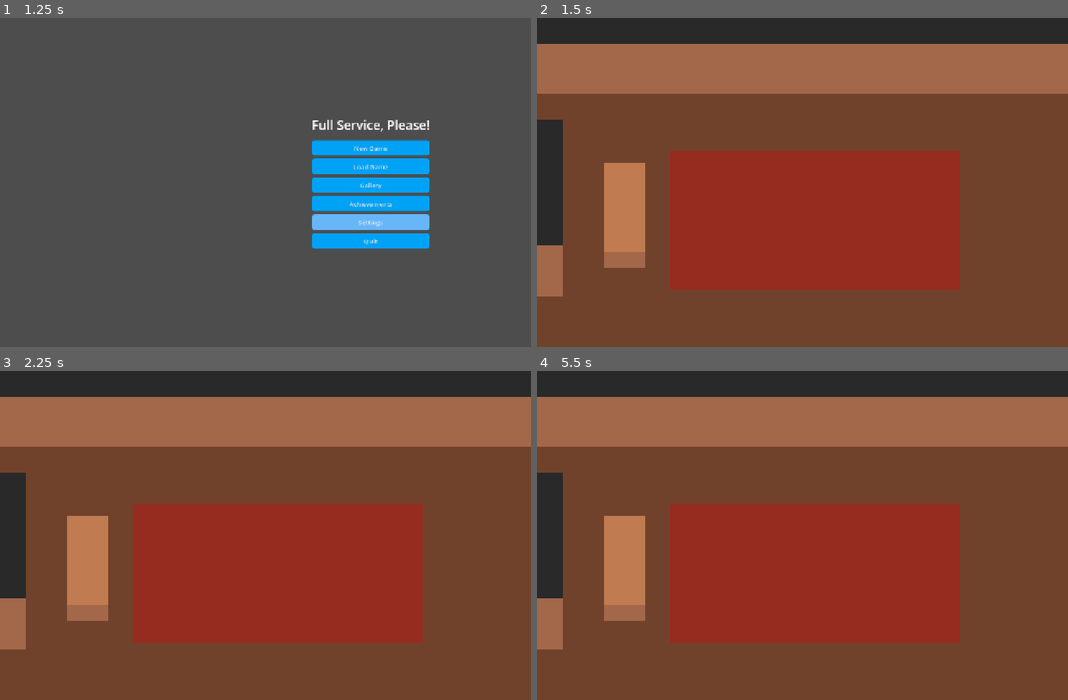
Above: before the commit, frames 1-4 (two rows, left to right).
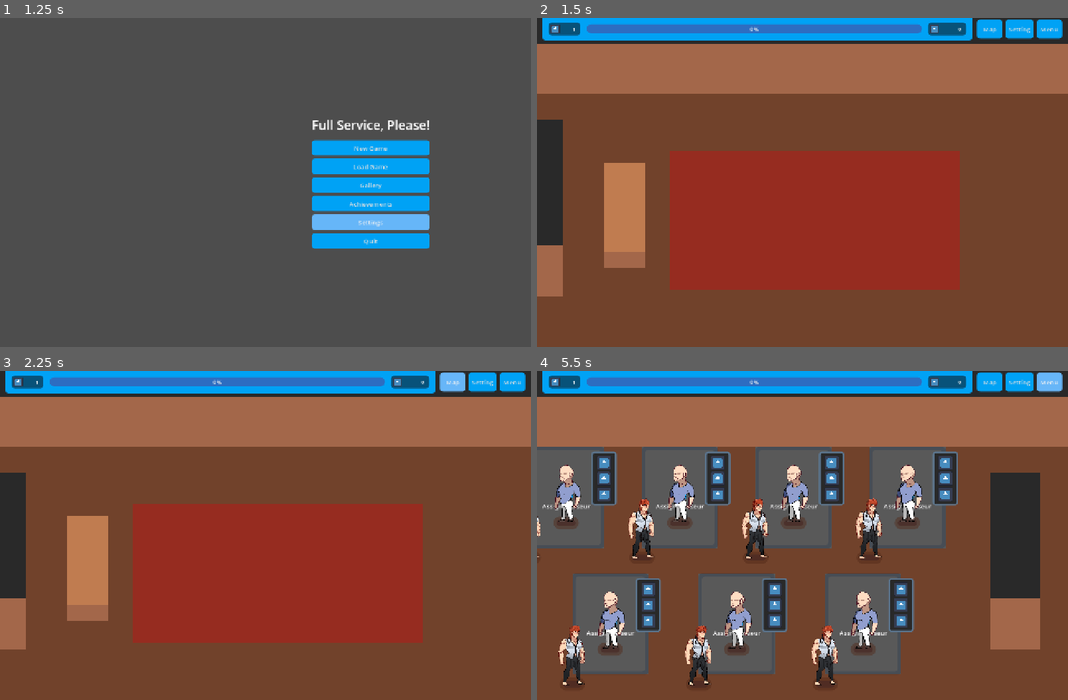
Above: after the commit, the same moments.

Repository: glitch-rain0801/full-service-please-demo
Game: Godot game, scene res://core/main.tscn
Two runs of this game, one before a commit and one after it. Both use one fixed random seed, a clock stepped at 60 frames per second and the inputs below. The engine's default icon, where the game draws it, is replaced by a stand-in: a white triangle on a blue panel in a dark square.
Inputs (mouse positions are in pixels of both pictures, inside the frame that each line leads up to):
- Up to frame 1 (1.25 s): click "Settings" at 0.5 s
- Up to frame 2 (1.5 s): click "New Game" at 1.25 s
- Up to frame 3 (2.25 s): click (451, 380) at 2 s, where only the run after the commit has a clickable "Map"
- Up to frame 4 (5.5 s): click (1020, 380) at 2.75 s, where only the run after the commit has a clickable "Setting"; click (1052, 380) at 3.5 s, where only the run after the commit has a clickable "Menu"; hold D (right) 4.28-5.03 s; hold A (left) from 5.03 s (still down)

Frame 1 is identical in both runs. In frame 2, 6.5% of the frame differs, in the area x 1-99%, y 0-7%; in frame 3, 6.5%; in frame 4, 59%, in the area x 0-99%, y 0-97%.

Commit message:
feat: create template rooms, hud, and managers
feat(gameplay): create GameManager and sub-level managers
feat(ui): create main game HUD; header only
feat(locs): add MassageRoom scene
fix(assets): update debug_theme.tres

Diff:
--- a/assets/themes/debug_theme.tres
+++ b/assets/themes/debug_theme.tres
@@ -55,9 +55,86 @@
 corner_radius_bottom_right = 8
 corner_radius_bottom_left = 8
 
+[sub_resource type="StyleBoxFlat" id="StyleBoxFlat_l7n28"]
+bg_color = Color(0.1764706, 0.42745098, 0.75686276, 1)
+corner_radius_top_left = 50
+corner_radius_top_right = 50
+corner_radius_bottom_right = 50
+corner_radius_bottom_left = 50
+
+[sub_resource type="StyleBoxFlat" id="StyleBoxFlat_354e1"]
+bg_color = Color(1, 0.55361086, 0.22841823, 1)
+corner_radius_top_left = 50
+corner_radius_top_right = 50
+corner_radius_bottom_right = 50
+corner_radius_bottom_left = 50
+
+[sub_resource type="StyleBoxFlat" id="StyleBoxFlat_62ul4"]
+content_margin_left = 8.0
+content_margin_top = 8.0
+content_margin_right = 8.0
+content_margin_bottom = 8.0
+bg_color = Color(0.43529412, 0.5254902, 1, 1)
+corner_radius_top_left = 8
+corner_radius_top_right = 8
+corner_radius_bottom_right = 8
+corner_radius_bottom_left = 8
+
+[sub_resource type="StyleBoxFlat" id="StyleBoxFlat_da7wo"]
+content_margin_left = 8.0
+content_margin_top = 8.0
+content_margin_right = 8.0
+content_margin_bottom = 8.0
+bg_color = Color(0.40392157, 0.7137255, 0.972549, 1)
+corner_radius_top_left = 8
+corner_radius_top_right = 8
+corner_radius_bottom_right = 8
+corner_radius_bottom_left = 8
+
+[sub_resource type="StyleBoxFlat" id="StyleBoxFlat_7wsog"]
+content_margin_left = 8.0
+content_margin_top = 8.0
+content_margin_right = 8.0
+content_margin_bottom = 8.0
+bg_color = Color(0.29803923, 0.53333336, 0.8235294, 1)
+corner_radius_top_left = 8
+corner_radius_top_right = 8
+corner_radius_bottom_right = 8
+corner_radius_bottom_left = 8
+
+[sub_resource type="StyleBoxFlat" id="StyleBoxFlat_5tf4w"]
+content_margin_left = 8.0
+content_margin_top = 8.0
+content_margin_right = 8.0
+content_margin_bottom = 8.0
+bg_color = Color(0, 0.634462, 0.9608937, 1)
+corner_radius_top_left = 8
+corner_radius_top_right = 8
+corner_radius_bottom_right = 8
+corner_radius_bottom_left = 8
+
+[sub_resource type="StyleBoxFlat" id="StyleBoxFlat_mxkr7"]
+content_margin_left = 8.0
+content_margin_top = 8.0
+content_margin_right = 8.0
+content_margin_bottom = 8.0
+bg_color = Color(0.1764706, 0.42745098, 0.75686276, 1)
+corner_radius_top_left = 8
+corner_radius_top_right = 8
+corner_radius_bottom_right = 8
+corner_radius_bottom_left = 8
+
 [resource]
-Button/styles/disabled = SubResource("StyleBoxFlat_wkw3y")
+Button/styles/disabled = SubResource("StyleBoxFlat_7e1iv")
 Button/styles/hover = SubResource("StyleBoxFlat_glaud")
 Button/styles/hover_pressed = SubResource("StyleBoxFlat_jiy6e")
-Button/styles/normal = SubResource("StyleBoxFlat_ruuq5")
-Button/styles/pressed = SubResource("StyleBoxFlat_7e1iv")
+Button/styles/normal = SubResource("StyleBoxFlat_wkw3y")
+Button/styles/pressed = SubResource("StyleBoxFlat_rlouu")
+ProgressBar/styles/background = SubResource("StyleBoxFlat_l7n28")
+ProgressBar/styles/fill = SubResource("StyleBoxFlat_354e1")
+SquareButton/base_type = &"Button"
+SquareButton/styles/disabled = SubResource("StyleBoxFlat_62ul4")
+SquareButton/styles/hover = SubResource("StyleBoxFlat_da7wo")
+SquareButton/styles/hover_pressed = SubResource("StyleBoxFlat_7wsog")
+SquareButton/styles/normal = SubResource("StyleBoxFlat_5tf4w")
+SquareButton/styles/pressed = SubResource("StyleBoxFlat_mxkr7")
--- /dev/null
+++ b/gameplay/game_manager.tscn
@@ -0,0 +1,15 @@
+[gd_scene format=3 uid="uid://dakumb8wj1qov"]
+
+[node name="GameManager" type="Node" unique_id=487455063]
+
+[node name="EconomyManager" type="Node" parent="." unique_id=1835805059]
+
+[node name="EvaluationManager" type="Node" parent="." unique_id=1221394623]
+
+[node name="EventManager" type="Node" parent="." unique_id=1011158216]
+
+[node name="ServiceManager" type="Node" parent="." unique_id=1512043644]
+
+[node name="SkillTreeManager" type="Node" parent="." unique_id=140795153]
+
+[node name="SpawnManager" type="Node" parent="." unique_id=852220638]
--- /dev/null
+++ b/locations/massage_room/massage_room.tscn
@@ -0,0 +1,269 @@
+[gd_scene format=3 uid="uid://7q4lpx1ejy5d"]
+
+[ext_resource type="Texture2D" uid="uid://dg6ayh1psp2om" path="res://assets/textures/character_spritesheet.png" id="1_487wa"]
+[ext_resource type="Texture2D" uid="uid://c4r46dsycq2tr" path="res://assets/icons/icon.svg" id="2_604fa"]
+[ext_resource type="Theme" uid="uid://dwwfofsdtbxqw" path="res://assets/themes/debug_theme.tres" id="2_tglme"]
+
+[sub_resource type="StyleBoxFlat" id="StyleBoxFlat_fssx7"]
+content_margin_left = 8.0
+content_margin_top = 8.0
+content_margin_right = 8.0
+content_margin_bottom = 8.0
+bg_color = Color(0.3215499, 0.1810278, 0.13517469, 1)
+corner_radius_top_left = 8
+corner_radius_top_right = 8
+corner_radius_bottom_right = 8
+corner_radius_bottom_left = 8
+
+[sub_resource type="StyleBoxFlat" id="StyleBoxFlat_62ul4"]
+bg_color = Color(0.44313726, 0.25882354, 0.16862746, 1)
+corner_radius_top_left = 8
+corner_radius_top_right = 8
+corner_radius_bottom_right = 8
+corner_radius_bottom_left = 8
+
+[sub_resource type="RectangleShape2D" id="RectangleShape2D_ssgig"]
+size = Vector2(64, 168)
+
+[sub_resource type="RectangleShape2D" id="RectangleShape2D_487wa"]
+size = Vector2(192, 256)
+
+[sub_resource type="StyleBoxFlat" id="StyleBoxFlat_ssgig"]
+bg_color = Color(0.20766553, 0.49187624, 0.6402107, 0.3882353)
+
+[sub_resource type="StyleBoxFlat" id="StyleBoxFlat_3fpdc"]
+bg_color = Color(0.20784314, 0.49019608, 0.6392157, 0.3882353)
+
+[sub_resource type="StyleBoxFlat" id="StyleBoxFlat_0dgm6"]
+bg_color = Color(0.712692, 2.9359758e-06, 5.7756904e-07, 1)
+
+[sub_resource type="StyleBoxFlat" id="StyleBoxFlat_tglme"]
+content_margin_left = 8.0
+content_margin_top = 8.0
+content_margin_right = 8.0
+content_margin_bottom = 8.0
+bg_color = Color(0.32019654, 0.15775636, 0.09332653, 0.45882353)
+corner_radius_top_left = 50
+corner_radius_top_right = 50
+corner_radius_bottom_right = 50
+corner_radius_bottom_left = 50
+corner_detail = 20
+
+[sub_resource type="StyleBoxFlat" id="StyleBoxFlat_604fa"]
+bg_color = Color(0.27278775, 0.15405908, 0.13940668, 0.654902)
+corner_radius_top_left = 50
+corner_radius_top_right = 50
+corner_radius_bottom_right = 50
+corner_radius_bottom_left = 50
+corner_detail = 20
+
+[sub_resource type="StyleBoxFlat" id="StyleBoxFlat_x823c"]
+content_margin_left = 4.0
+content_margin_top = 4.0
+content_margin_right = 4.0
+content_margin_bottom = 4.0
+bg_color = Color(0.35971227, 0.46353525, 0.5606433, 1)
+corner_radius_top_left = 8
+corner_radius_top_right = 8
+corner_radius_bottom_right = 8
+corner_radius_bottom_left = 8
+
+[sub_resource type="StyleBoxFlat" id="StyleBoxFlat_qxwwh"]
+bg_color = Color(0.16078432, 0.16078432, 0.16078432, 1)
+corner_radius_top_left = 4
+corner_radius_top_right = 4
+corner_radius_bottom_right = 4
+corner_radius_bottom_left = 4
+
+[node name="MassageRoom" type="Node2D" unique_id=203524182]
+
+[node name="FloorBorder" type="PanelContainer" parent="." unique_id=242749635]
+custom_minimum_size = Vector2(192, 256)
+offset_right = 192.0
+offset_bottom = 256.0
+mouse_filter = 2
+theme_override_styles/panel = SubResource("StyleBoxFlat_fssx7")
+
+[node name="Floor" type="Panel" parent="FloorBorder" unique_id=347979537]
+layout_mode = 2
+mouse_filter = 2
+theme_override_styles/panel = SubResource("StyleBoxFlat_62ul4")
+
+[node name="PickupArea" type="Area2D" parent="." unique_id=520179202]
+
+[node name="PickupZone" type="CollisionShape2D" parent="PickupArea" unique_id=1108209359]
+position = Vector2(0, 212)
+shape = SubResource("RectangleShape2D_ssgig")
+
+[node name="AssignmentArea" type="Area2D" parent="." unique_id=1097699363]
+
+[node name="PickupZone" type="CollisionShape2D" parent="AssignmentArea" unique_id=1846065028]
+position = Vector2(96, 128)
+shape = SubResource("RectangleShape2D_487wa")
+
+[node name="Barrier" type="Control" parent="." unique_id=1405675628]
+custom_minimum_size = Vector2(192, 256)
+layout_mode = 3
+anchors_preset = 0
+offset_right = 192.0
+offset_bottom = 256.0
+
+[node name="AssignMasseur" type="PanelContainer" parent="Barrier" unique_id=644076505]
+layout_mode = 1
+anchors_preset = 15
+anchor_right = 1.0
+anchor_bottom = 1.0
+grow_horizontal = 2
+grow_vertical = 2
+theme_override_styles/panel = SubResource("StyleBoxFlat_ssgig")
+
+[node name="VBoxContainer" type="VBoxContainer" parent="Barrier/AssignMasseur" unique_id=1976561194]
+layout_mode = 2
+size_flags_horizontal = 4
+size_flags_vertical = 4
+
+[node name="Assign" type="Button" parent="Barrier/AssignMasseur/VBoxContainer" unique_id=1817392832]
+custom_minimum_size = Vector2(32, 32)
+layout_mode = 2
+size_flags_horizontal = 4
+size_flags_vertical = 4
+mouse_filter = 1
+theme = ExtResource("2_tglme")
+theme_type_variation = &"SquareButton"
+text = "+"
+
+[node name="Label" type="Label" parent="Barrier/AssignMasseur/VBoxContainer" unique_id=455942116]
+layout_mode = 2
+text = "Assign Masseur"
+
+[node name="Unavailable" type="PanelContainer" parent="Barrier" unique_id=139013014]
+visible = false
+layout_mode = 1
+anchors_preset = 15
+anchor_right = 1.0
+anchor_bottom = 1.0
+grow_horizontal = 2
+grow_vertical = 2
+mouse_filter = 2
+theme_override_styles/panel = SubResource("StyleBoxFlat_3fpdc")
+
+[node name="PanelContainer" type="PanelContainer" parent="Barrier/Unavailable" unique_id=1595787158]
+custom_minimum_size = Vector2(0, 32)
+layout_mode = 2
+size_flags_vertical = 4
+offset_transform_enabled = true
+offset_transform_scale = Vector2(0.8, 0.8)
+offset_transform_rotation = -0.17453292
+mouse_filter = 2
+theme_override_styles/panel = SubResource("StyleBoxFlat_0dgm6")
+
+[node name="Label" type="Label" parent="Barrier/Unavailable/PanelContainer" unique_id=2047973337]
+layout_mode = 2
+size_flags_horizontal = 4
+theme_override_font_sizes/font_size = 21
+text = "Unavailable"
+
+[node name="MasseurDisplay" type="Node2D" parent="." unique_id=1842146674]
+
+[node name="ShadowBorder" type="PanelContainer" parent="MasseurDisplay" unique_id=612091433]
+offset_left = -32.0
+offset_top = 264.0
+offset_right = 32.0
+offset_bottom = 296.0
+mouse_filter = 2
+theme_override_styles/panel = SubResource("StyleBoxFlat_tglme")
+
+[node name="Shadow" type="Panel" parent="MasseurDisplay/ShadowBorder" unique_id=2142797027]
+layout_mode = 2
+mouse_filter = 2
+theme_override_styles/panel = SubResource("StyleBoxFlat_604fa")
+
+[node name="MasseurSprite" type="Sprite2D" parent="MasseurDisplay" unique_id=1279170808]
+position = Vector2(0, 207.99998)
+scale = Vector2(0.4, 0.4)
+texture = ExtResource("1_487wa")
+region_enabled = true
+region_rect = Rect2(0, 0, 256, 416)
+
+[node name="ClientDisplay" type="Node2D" parent="." unique_id=968251565]
+
+[node name="ShadowBorder" type="PanelContainer" parent="ClientDisplay" unique_id=2136448170]
+offset_left = 64.0
+offset_top = 176.0
+offset_right = 128.0
+offset_bottom = 208.0
+mouse_filter = 2
+theme_override_styles/panel = SubResource("StyleBoxFlat_tglme")
+
+[node name="Shadow" type="Panel" parent="ClientDisplay/ShadowBorder" unique_id=2110190970]
+layout_mode = 2
+mouse_filter = 2
+theme_override_styles/panel = SubResource("StyleBoxFlat_604fa")
+
+[node name="ClientSprite" type="Sprite2D" parent="ClientDisplay" unique_id=400273469]
+position = Vector2(96, 112)
+scale = Vector2(0.4, 0.4)
+texture = ExtResource("1_487wa")
+region_enabled = true
+region_rect = Rect2(0, 416, 256, 416)
+
+[node name="Items" type="Control" parent="." unique_id=113876068]
+layout_mode = 3
+anchors_preset = 8
+anchor_left = 0.5
+anchor_top = 0.5
+anchor_right = 0.5
+anchor_bottom = 0.5
+offset_left = 152.0
+offset_top = 16.0
+offset_right = 232.0
+offset_bottom = 144.0
+grow_horizontal = 2
+grow_vertical = 2
+mouse_filter = 2
+
+[node name="PanelContainer" type="PanelContainer" parent="Items" unique_id=1199709894]
+layout_mode = 1
+anchors_preset = 15
+anchor_right = 1.0
+anchor_bottom = 1.0
+offset_left = 8.0
+offset_top = -4.0
+offset_right = -8.0
+offset_bottom = 4.0
+grow_horizontal = 2
+grow_vertical = 2
+theme_override_styles/panel = SubResource("StyleBoxFlat_x823c")
+
+[node name="PanelContainer" type="PanelContainer" parent="Items/PanelContainer" unique_id=2036313623]
+layout_mode = 2
+theme_override_styles/panel = SubResource("StyleBoxFlat_qxwwh")
+
+[node name="VBoxContainer" type="VBoxContainer" parent="Items/PanelContainer/PanelContainer" unique_id=1517717487]
+layout_mode = 2
+size_flags_horizontal = 4
+size_flags_vertical = 4
+
+[node name="Item" type="TextureRect" parent="Items/PanelContainer/PanelContainer/VBoxContainer" unique_id=1294844097]
+custom_minimum_size = Vector2(36, 36)
+layout_mode = 2
+size_flags_horizontal = 4
+size_flags_vertical = 4
+texture = ExtResource("2_604fa")
+expand_mode = 1
+
+[node name="Item2" type="TextureRect" parent="Items/PanelContainer/PanelContainer/VBoxContainer" unique_id=1286153617]
+custom_minimum_size = Vector2(36, 36)
+layout_mode = 2
+size_flags_horizontal = 4
+size_flags_vertical = 4
+texture = ExtResource("2_604fa")
+expand_mode = 1
+
+[node name="Item3" type="TextureRect" parent="Items/PanelContainer/PanelContainer/VBoxContainer" unique_id=1155456114]
+custom_minimum_size = Vector2(36, 36)
+layout_mode = 2
+size_flags_horizontal = 4
+size_flags_vertical = 4
+texture = ExtResource("2_604fa")
+expand_mode = 1
--- a/locations/service_area/service_area.tscn
+++ b/locations/service_area/service_area.tscn
@@ -1,4 +1,6 @@
 [gd_scene format=3 uid="uid://76c7aremmqwu"]
+
+[ext_resource type="PackedScene" uid="uid://7q4lpx1ejy5d" path="res://locations/massage_room/massage_room.tscn" id="1_xjtky"]
 
 [node name="ServiceArea" type="Node2D" unique_id=766403281]
 
@@ -46,3 +48,26 @@
 offset_bottom = 256.0
 mouse_filter = 2
 color = Color(0.44313726, 0.25882354, 0.16862746, 1)
+
+[node name="Rooms" type="Node2D" parent="." unique_id=1689218284]
+
+[node name="MassageRoom" parent="Rooms" unique_id=203524182 instance=ExtResource("1_xjtky")]
+position = Vector2(112, 192)
+
+[node name="MassageRoom2" parent="Rooms" unique_id=2002410445 instance=ExtResource("1_xjtky")]
+position = Vector2(400, 192)
+
+[node name="MassageRoom3" parent="Rooms" unique_id=38959704 instance=ExtResource("1_xjtky")]
+position = Vector2(688, 192)
+
+[node name="MassageRoom4" parent="Rooms" unique_id=1843098248 instance=ExtResource("1_xjtky")]
+position = Vector2(976, 192)
+
+[node name="MassageRoom5" parent="Rooms" unique_id=501230857 instance=ExtResource("1_xjtky")]
+position = Vector2(224, 512)
+
+[node name="MassageRoom6" parent="Rooms" unique_id=284492535 instance=ExtResource("1_xjtky")]
+position = Vector2(544, 512)
+
+[node name="MassageRoom7" parent="Rooms" unique_id=1350527951 instance=ExtResource("1_xjtky")]
+position = Vector2(864, 512)
--- /dev/null
+++ b/locations/world_map.gd
@@ -0,0 +1,55 @@
+extends Node2D
+class_name WorldMap
+
+@export var camera: Camera2D
+
+var map_coords: Dictionary = {
+	"lounge_area": Vector2(0.0, 0.0),
+	"service_area": Vector2(-1344.0, 0.0)
+}
+var disable_input: bool = false
+
+var tween: Tween
+
+func get_map_coords_key() -> String:
+	var camera_coords: Vector2 = get_camera_pos()
+
+	for area in map_coords:
+		if map_coords[area] == camera_coords:
+			return area
+
+	return ""
+
+
+func get_camera_pos() -> Vector2:
+	return camera.global_position
+
+
+func _unhandled_input(event: InputEvent) -> void:
+	if event.is_action_pressed("left"):
+		if get_map_coords_key() == "service_area":
+			return
+
+		_move_camera("service_area")
+	elif event.is_action_pressed("right"):
+		if get_map_coords_key() == "lounge_area":
+			return
+		_move_camera("lounge_area")
+
+
+func _move_camera(area: String) -> void:
+	if disable_input:
+		return
+
+	disable_input = true
+
+	tween = create_tween()
+	tween.tween_property(
+		camera,
+		"global_position",
+		map_coords[area],
+		0.5
+	)
+	await tween.finished
+
+	disable_input = false
--- a/locations/world_map.tscn
+++ b/locations/world_map.tscn
@@ -1,9 +1,12 @@
 [gd_scene format=3 uid="uid://lq8nn3vfvuip"]
 
 [ext_resource type="PackedScene" uid="uid://cuwex1wxo6g5y" path="res://locations/lounge_area/lounge_area.tscn" id="1_0x603"]
+[ext_resource type="Script" uid="uid://bcev6yifsfmor" path="res://locations/world_map.gd" id="1_40uwg"]
 [ext_resource type="PackedScene" uid="uid://76c7aremmqwu" path="res://locations/service_area/service_area.tscn" id="2_xqgh5"]
 
-[node name="WorldMap" type="Node2D" unique_id=2023866233]
+[node name="WorldMap" type="Node2D" unique_id=2023866233 node_paths=PackedStringArray("camera")]
+script = ExtResource("1_40uwg")
+camera = NodePath("Camera")
 
 [node name="LoungeArea" parent="." unique_id=832853356 instance=ExtResource("1_0x603")]
 
--- /dev/null
+++ b/ui/game_hud/game_hud.tscn
@@ -0,0 +1,148 @@
+[gd_scene format=3 uid="uid://c13pill7dx8nw"]
+
+[ext_resource type="Texture2D" uid="uid://c4r46dsycq2tr" path="res://assets/icons/icon.svg" id="1_l7n28"]
+[ext_resource type="Theme" uid="uid://dwwfofsdtbxqw" path="res://assets/themes/debug_theme.tres" id="1_ylh68"]
+
+[sub_resource type="StyleBoxEmpty" id="StyleBoxEmpty_fssx7"]
+
+[sub_resource type="StyleBoxFlat" id="StyleBoxFlat_fssx7"]
+content_margin_left = 16.0
+content_margin_top = 8.0
+content_margin_right = 16.0
+content_margin_bottom = 8.0
+bg_color = Color(0, 0.63529414, 0.9607843, 1)
+corner_radius_bottom_right = 8
+corner_radius_bottom_left = 8
+
+[sub_resource type="StyleBoxFlat" id="StyleBoxFlat_ssgig"]
+content_margin_left = 4.0
+content_margin_right = 12.0
+bg_color = Color(0.032150812, 0.3207086, 0.47642976, 1)
+corner_radius_top_left = 8
+corner_radius_top_right = 8
+corner_radius_bottom_right = 8
+corner_radius_bottom_left = 8
+
+[node name="GameHUD" type="PanelContainer" unique_id=804245698]
+anchors_preset = 15
+anchor_right = 1.0
+anchor_bottom = 1.0
+grow_horizontal = 2
+grow_vertical = 2
+theme_override_styles/panel = SubResource("StyleBoxEmpty_fssx7")
+
+[node name="VBoxContainer" type="VBoxContainer" parent="." unique_id=675727717]
+layout_mode = 2
+
+[node name="Header" type="HBoxContainer" parent="VBoxContainer" unique_id=1227609852]
+layout_mode = 2
+size_flags_horizontal = 4
+theme_override_constants/separation = 12
+
+[node name="ProgressDisplay" type="PanelContainer" parent="VBoxContainer/Header" unique_id=1809941609]
+custom_minimum_size = Vector2(1088, 56)
+layout_mode = 2
+theme_override_styles/panel = SubResource("StyleBoxFlat_fssx7")
+
+[node name="HBoxContainer" type="HBoxContainer" parent="VBoxContainer/Header/ProgressDisplay" unique_id=158336624]
+layout_mode = 2
+theme_override_constants/separation = 16
+
+[node name="Day" type="PanelContainer" parent="VBoxContainer/Header/ProgressDisplay/HBoxContainer" unique_id=432565088]
+custom_minimum_size = Vector2(80, 32)
+layout_mode = 2
+size_flags_horizontal = 0
+size_flags_vertical = 4
+theme_override_styles/panel = SubResource("StyleBoxFlat_ssgig")
+
+[node name="HBoxContainer" type="HBoxContainer" parent="VBoxContainer/Header/ProgressDisplay/HBoxContainer/Day" unique_id=1044893366]
+layout_mode = 2
+
+[node name="DayIcon" type="TextureRect" parent="VBoxContainer/Header/ProgressDisplay/HBoxContainer/Day/HBoxContainer" unique_id=1008358078]
+custom_minimum_size = Vector2(24, 24)
+layout_mode = 2
+size_flags_horizontal = 4
+size_flags_vertical = 4
+texture = ExtResource("1_l7n28")
+expand_mode = 1
+
+[node name="DayNumber" type="Label" parent="VBoxContainer/Header/ProgressDisplay/HBoxContainer/Day/HBoxContainer" unique_id=966280501]
+layout_mode = 2
+size_flags_horizontal = 10
+theme_override_font_sizes/font_size = 13
+text = "1"
+
+[node name="ProgressBar" type="ProgressBar" parent="VBoxContainer/Header/ProgressDisplay/HBoxContainer" unique_id=1530496562]
+layout_mode = 2
+size_flags_horizontal = 3
+size_flags_vertical = 4
+theme = ExtResource("1_ylh68")
+
+[node name="Coins" type="PanelContainer" parent="VBoxContainer/Header/ProgressDisplay/HBoxContainer" unique_id=1950702422]
+custom_minimum_size = Vector2(96, 32)
+layout_mode = 2
+size_flags_horizontal = 0
+size_flags_vertical = 4
+theme_override_styles/panel = SubResource("StyleBoxFlat_ssgig")
+
+[node name="HBoxContainer" type="HBoxContainer" parent="VBoxContainer/Header/ProgressDisplay/HBoxContainer/Coins" unique_id=1339060136]
+layout_mode = 2
+
+[node name="CoinIcon" type="TextureRect" parent="VBoxContainer/Header/ProgressDisplay/HBoxContainer/Coins/HBoxContainer" unique_id=1597176784]
+custom_minimum_size = Vector2(24, 24)
+layout_mode = 2
+size_flags_horizontal = 4
+size_flags_vertical = 4
+texture = ExtResource("1_l7n28")
+expand_mode = 1
+
+[node name="CoinAmount" type="Label" parent="VBoxContainer/Header/ProgressDisplay/HBoxContainer/Coins/HBoxContainer" unique_id=1043218033]
+layout_mode = 2
+size_flags_horizontal = 10
+theme_override_font_sizes/font_size = 13
+text = "0"
+
+[node name="Buttons" type="HBoxContainer" parent="VBoxContainer/Header" unique_id=1734613964]
+layout_mode = 2
+size_flags_horizontal = 4
+size_flags_vertical = 4
+mouse_filter = 2
+theme_override_constants/separation = 8
+
+[node name="Map" type="Button" parent="VBoxContainer/Header/Buttons" unique_id=928691680]
+custom_minimum_size = Vector2(64, 48)
+layout_mode = 2
+size_flags_horizontal = 4
+size_flags_vertical = 4
+mouse_filter = 1
+theme = ExtResource("1_ylh68")
+theme_type_variation = &"SquareButton"
+text = "Map"
+
+[node name="Settings" type="Button" parent="VBoxContainer/Header/Buttons" unique_id=56513444]
+custom_minimum_size = Vector2(64, 48)
+layout_mode = 2
+size_flags_horizontal = 4
+size_flags_vertical = 4
+mouse_filter = 1
+theme = ExtResource("1_ylh68")
+theme_type_variation = &"SquareButton"
+text = "Setting"
+
+[node name="Menu" type="Button" parent="VBoxContainer/Header/Buttons" unique_id=722717872]
+custom_minimum_size = Vector2(64, 48)
+layout_mode = 2
+size_flags_horizontal = 4
+size_flags_vertical = 4
+mouse_filter = 1
+theme = ExtResource("1_ylh68")
+theme_type_variation = &"SquareButton"
+text = "Menu"
+
+[node name="SideNav" type="HBoxContainer" parent="VBoxContainer" unique_id=138672016]
+layout_mode = 2
+mouse_filter = 2
+
+[node name="Footer" type="HBoxContainer" parent="VBoxContainer" unique_id=852648805]
+layout_mode = 2
+mouse_filter = 2
--- a/ui/main_menu/main_menu.gd
+++ b/ui/main_menu/main_menu.gd
@@ -4,6 +4,8 @@
 
 func load_game() -> void:
 	Global.main.load_to_world_node("res://locations/world_map.tscn")
+	Global.main.load_to_systems_node("res://gameplay/game_manager.tscn")
+	Global.main.load_to_hud_node("res://ui/game_hud/game_hud.tscn")
 
 func _on_new_game_pressed() -> void:
 	load_game()
Binary file added: assets/textures/character_spritesheet.png
Not shown, added: assets/textures/character_spritesheet.png.import
Not shown: 3 places in assets/themes/debug_theme.tres that only renumber resources
Not shown, added: locations/world_map.gd.uid
